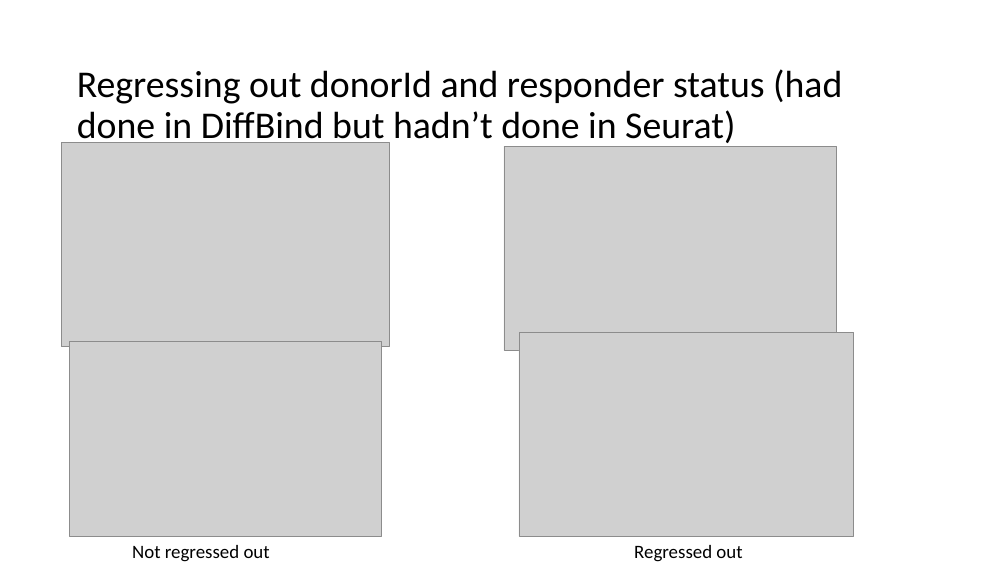
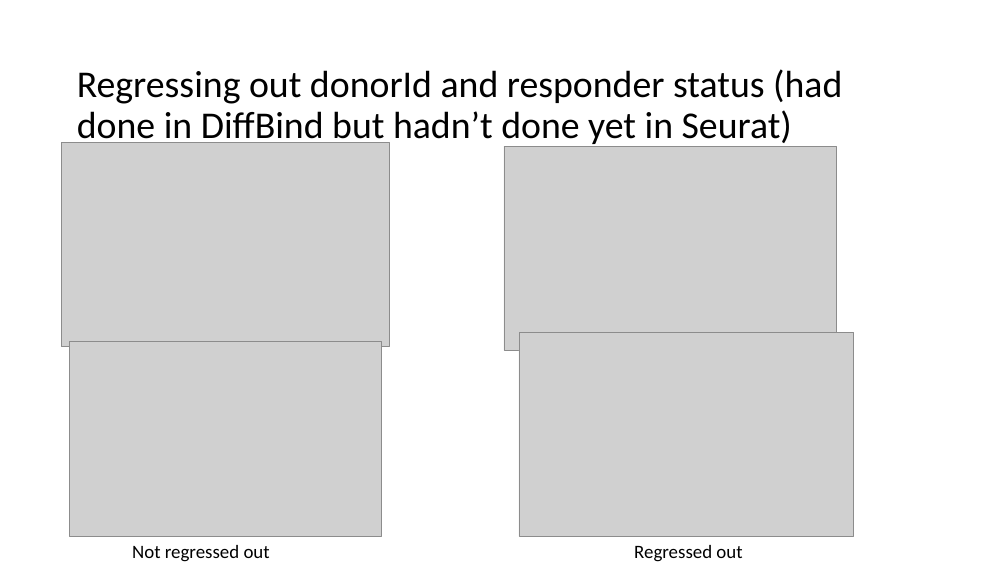
Before and after one commit to tybottorff/bottorffdocs, a slide deck: slide 5 of presentations/weekly_meetings/8_8_24.pptx (slide 4 before the commit). Drawn at 1008x567 pixels with LibreOffice and Linux fonts; fonts in the diff are those of the drawing; grey boxes stand for pictures. Boxes give left, top, right and bottom in pixels: in the first picture for what was removed or moved away, otherwise in the second. Text is boxed around its words. In the diff, an @@ line names an element or a change of style, - is before the commit and + after.

```diff
--- a/presentations/weekly_meetings/8_8_24.pptx
+++ b/presentations/weekly_meetings/8_8_24.pptx
@@ title at <box>77,69,842,147</box>: text changed @@
-Regressing out donorId and responder status (had done in DiffBind but hadn’t done in Seurat)
+Regressing out donorId and responder status (had done in DiffBind but hadn’t done yet in Seurat)
```
Also in this commit, not shown: 5 other slides changed, 2 slides added, 1 slide removed.
